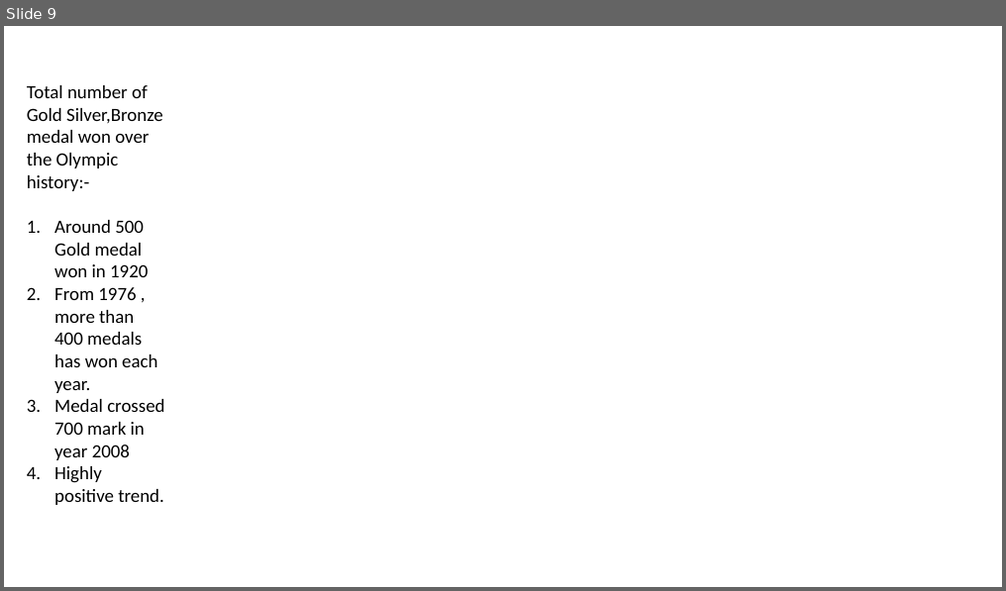
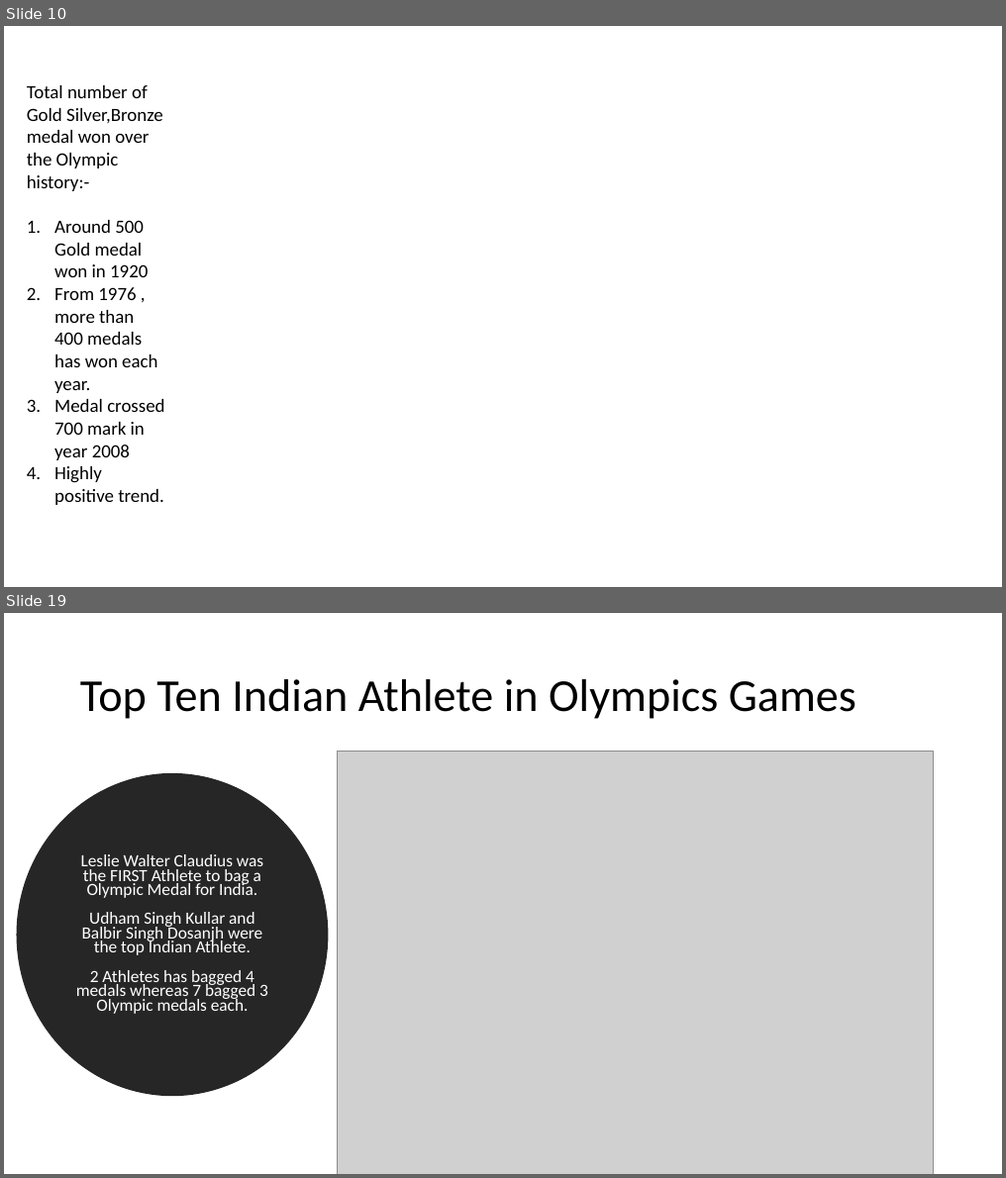
Before and after one commit to harjeet31/Summer-Olympics-EDA, a slide deck: Summer Olympics - EDA.pptx. Shown one above the other, each under a label of ours: slide 9 before the commit, slides 10 and 19 after it; the slides between them are not shown. The pictures are 1006x591 and 1006x1178 pixels, drawn with LibreOffice and Linux fonts; fonts in the diff are those of the drawing; grey boxes stand for pictures; background and template pictures are left out. Boxes give left, top, right and bottom in pixels: in the first picture for what was removed or moved away, otherwise in the second. Text is boxed around its words. In the diff, an @@ line names an element or a change of style, - is before the commit and + after.

```diff
--- a/Summer Olympics - EDA.pptx
+++ b/Summer Olympics - EDA.pptx
@@ slide 19 added at (x1=4, y1=613, x2=1002, y2=1174), background #FFFFFF @@
@@ title added at (x1=80, y1=679, x2=856, y2=719), 44 pt, text #000000 @@
+Top Ten Indian Athlete in Olympics Games
@@ picture added at (x1=338, y1=752, x2=934, y2=1174) @@
@@ ellipse added at (x1=24, y1=780, x2=321, y2=1090), fill #262626, outline #262626 13.75 pt, 16.5 pt, text #FFFFFF @@
+Leslie Walter Claudius was the FIRST Athlete to bag a Olympic Medal for India.
+Udham Singh Kullar and Balbir Singh Dosanjh were the top Indian Athlete.
+2 Athletes has bagged 4 medals whereas 7 bagged 3 Olympic medals each.
@@ what was slide 9 is now slide 10 @@
```
Also in this commit, not shown: 5 slides changed, 13 other slides added, 2 slides removed, 2 other files.
